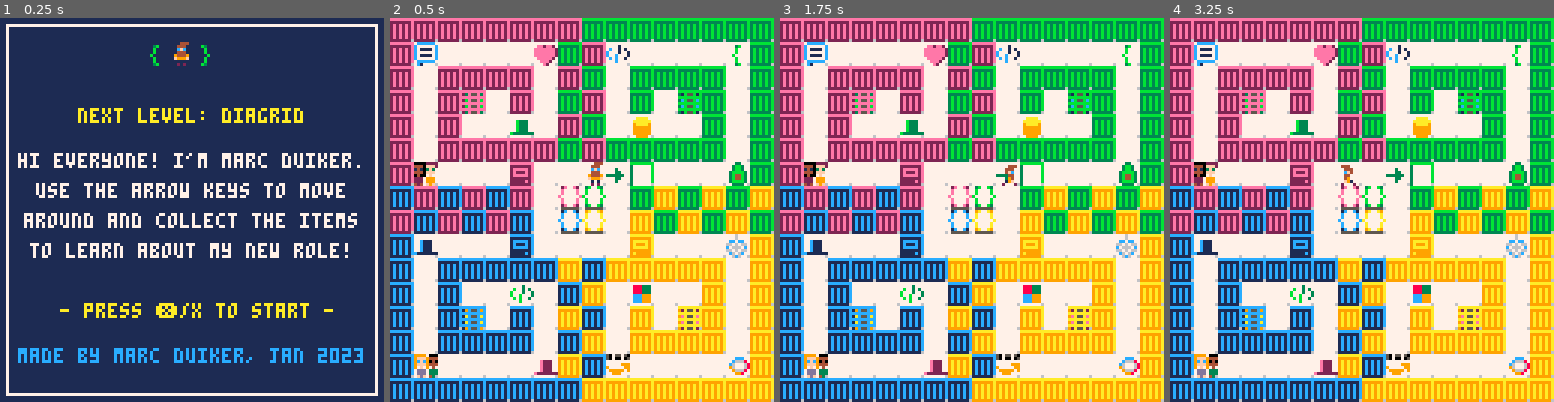
Above: before the commit, frames 1-4 (left to right).
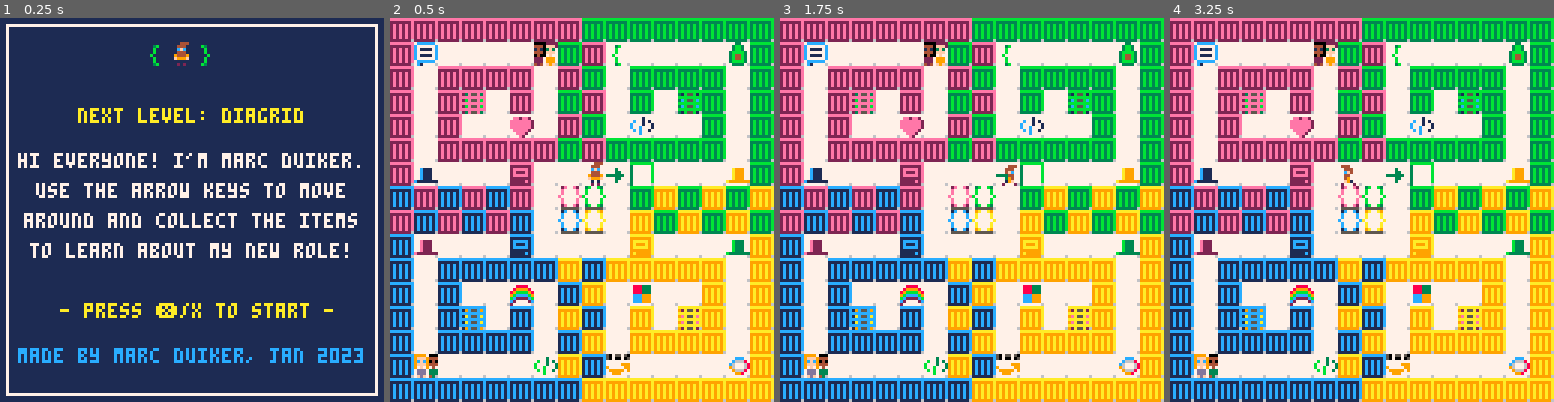
Above: after the commit, the same moments.

Repository: marcduiker/pico-8-games
Game: PICO-8 cartridge carts/diagrid/joiningdiagrid.p8
The game is run twice, just before and just after one commit, with the same random seed, the same clock (stepped at 60 frames per second) and the same inputs.
Inputs:
- Up to frame 1 (0.25 s): no input
- Up to frame 2 (0.5 s): tap X (X key) at 0.33 s
- Up to frame 3 (1.75 s): tap O (Z key) at 0.7, 1.7 s; tap X (X key) at 1.07 s; hold Right from 1.6 s (still down)
- Up to frame 4 (3.25 s): tap X (X key) at 1.85, 2.97 s; release Right at 2.1 s; tap O (Z key) at 2.1, 2.5, 2.9 s; hold Up 2.15-2.42 s; hold Right 2.47-3.03 s; hold Left from 3.08 s (still down)

Frame 1 is identical in both runs. In frame 2, 2.6% of the frame differs, in the area x 6-94%, y 6-93%; in frame 3, 2.6%; in frame 4, 2.6%.

Commit message:
Add hats

Diff:
--- a/carts/diagrid/joiningdiagrid.p8
+++ b/carts/diagrid/joiningdiagrid.p8
@@ -69,6 +69,7 @@
 		y=1,
 		anim_speed=10,
 		anim_move={1,2,3,4,5,6},
+		anim_talk={1,4},
 		leftspr=60,
 		rightspr=61
 	}
@@ -129,13 +130,17 @@
 function draw_message_section()
 	local x1=0
 	local x2=128
-	rectfill(x1,40,x2,104,1)
-	rect(x1+2,42,x2-2,102,7)
-	print_message(p.message.line1, 50, 7)
-	print_message(p.message.line2, 60, 7)
-	print_message(p.message.line3, 70, 7)
-	print_message(p.message.line4, 80, 7)
-	print_message(p.message.action, 90, 10)
+	rectfill(x1,30,x2,114,0)
+	rect(x1+2,32,x2-2,112,11)
+	spr(get_frame(menu.anim_talk,menu.anim_speed), menu.x*8, 40)
+	if p.hashat then
+		spr(p.hatspr,menu.x*8,33)
+	end
+	print_message(p.message.line1, 54, 7)
+	print_message(p.message.line2, 64, 7)
+	print_message(p.message.line3, 74, 7)
+	print_message(p.message.line4, 84, 7)
+	print_message(p.message.action, 100, 10)
 end
 
 function print_message(text, y, color)
@@ -161,7 +166,7 @@
 		run()
 	elseif btnp(3) then
 		-- down
-		sfx(3)
+		sfx(0)
 		currentindex=getactivelink()
 		if currentindex == 4 then
 			nextindex=1
@@ -170,7 +175,7 @@
 		end
 	elseif btnp(2) then
 		-- up
-		sfx(3)
+		sfx(0)
 		currentindex=getactivelink()
 		if currentindex == 1 then
 			nextindex=4
@@ -250,6 +255,8 @@
 	p.message=message1
 	p.previousportalarrowx=0
 	p.previousportalarrowy=0
+	p.hashat=false
+	p.hatspr=nil
 end
 
 function draw_player()
@@ -259,6 +266,9 @@
 		spr(get_frame(p.anim_still,p.anim_speed),p.x*8+p.dx,p.y*8+p.dy,1,1,p.isflipped)
 	else
 		spr(get_frame(p.anim_move,p.anim_speed),p.x*8+p.dx,p.y*8+p.dy,1,1,p.isflipped)
+	end
+	if p.hashat then
+		spr(p.hatspr,p.x*8+p.dx,p.y*8+p.dy-7,1,1,p.isflipped)
 	end
 end
 
@@ -304,6 +314,10 @@
 				sfx(2)
 			end
 			p.isjumping=true
+			if ishat(destx,desty) then
+				p.hashat=true
+				p.hatspr=getsmallhat(mget(destx,desty))
+			end
 			mset(destx,desty,63)
 			p.x+=_dx
 			p.y+=_dy
@@ -411,6 +425,26 @@
 function iscollectable(_x,_y)
 	local tile=mget(_x,_y)
 	return fget(tile,1)
+end
+
+function ishat(_x,_y)
+	local tile=mget(_x,_y)
+	return fget(tile,3)
+end
+
+hats = {
+	{8, 52},
+	{9, 53},
+	{10, 54},
+	{11, 55}
+}
+
+function getsmallhat(largehatspr)
+	for hat in all(hats) do
+		if hat[1] == largehatspr then
+			return hat[2]
+		end
+	end
 end
 
 function isportal(_x,_y)
@@ -529,8 +563,8 @@
 __gfx__
 00000000000044400000000000004440000044400000444000004440000000007777777777777777777777777777777777777777777777777777777777777777
 000000000004440000004440000444000004440000c7fc7000044400000000007777777777777777777777777777777777771777777737777777277777aaaa77
-00700700000cfc00000444000004fc00000cfc0000cc8cc0000cfc000000000077c1117777b3337777a9997777e222777c7717177b7737377e7727277aaaaaa7
-00077000000444000004fc0000004400000484000f04840f000484000000000077c1117777b3337777a9997777e22277c7771771b7773773e777277279aaaa97
+00700700000cfc00000444000004fc00000cfc0000cc7cc0000cfc000000000077c1117777b3337777a9997777e222777c7717177b7737377e7727277aaaaaa7
+00077000000444000004fc0000004400000474000f04740f000484000000000077c1117777b3337777a9997777e22277c7771771b7773773e777277279aaaa97
 000770000094449000004400000994000094449000944490009444900000000077c1117777b3337777a9997777e22277c77c7771b77b7773e77e777279999997
 0070070000f999f000009400000f100000f999f0000999000f09990f0000000077c1117777b3337777a9997777e222777c7c77177b7b77377e7e772779999997
 000000000001010000019f000001010000010100000101000001010000000000c1111111b3333333a9999999e2222222777c7777777b7777777e777779999997
@@ -556,9 +590,9 @@
 1c1c1c1c3b3b3b3b9a9a9a9a2e2e2e2e00000000000000000000000000000000ccccccc1bbbbbbb3aaaaaaa9eeeeeee2000b00000000b0000000000077777777
 1c1c1c1c3b3b3b3b9a9a9a9a2e2e2e2e00000000000000000000000000000000ccccccc1bbbbbbb3aaaaaaa9eeeeeee2000b00000000b0000003330077777777
 1c1c1c1c3b3b3b3b9a9a9a9a2e2e2e2e00000000000000000000000000000000ccccccc1bbbbbbb3aaaaaaa9eeeeeee200b0000000000b00003bbb3077777777
-1c1c1c1c3b3b3b3b9a9a9a9a2e2e2e2e000000000000000000000000000000007ccccc177bbbbb377aaaaa977eeeee27000b00000000b0000003330077777777
-1c1c1c1c3b3b3b3b9a9a9a9a2e2e2e2e0000000000000000000000000000000077ccc17777bbb37777aaa97777eee277000b00000000b0000000000077777777
-1111111633333336999999962222222600000000000000000000000000000000777c1776777b3776777a9776777e27760003b000000b30000000000077777776
+1c1c1c1c3b3b3b3b9a9a9a9a2e2e2e2e000c1100000b3300000a9900000e22007ccccc177bbbbb377aaaaa977eeeee27000b00000000b0000003330077777777
+1c1c1c1c3b3b3b3b9a9a9a9a2e2e2e2e000c1100000b3300000a9900000e220077ccc17777bbb37777aaa97777eee277000b00000000b0000000000077777777
+1111111633333336999999962222222600c1111000b3333000a9999000e22220777c1776777b3776777a9776777e27760003b000000b30000000000077777776
 666666666666666666666666000000000000000000000000000000000000000000000000cccccccccccccccccccccccccccccccccccccccc0000000000000000
 66666666666666666666666600000000000000000000000000000000000000000000000019c55c9c19a55a9c19a55a9c19a55a9c19a55a9c0000000000000000
 660000000000000000000066000000000000000000000000000000000000000000000000cccccccccccccccc1a5555ac1a5555ac1a5555ac0000000000000000
@@ -722,24 +756,24 @@
 
 
 __gff__
-0000000000000000020202020202020204040404010101010202020200000000000000000000000002020202020202020101010100000000020202020202000000000000000000050000000505040000000000000000000000000005050400000000000000000000000000050504000000000000000000000000000505040000
+00000000000000000a0a0a0a0202020204040404010101010202020200000000000000000000000002020202020202020101010100000000020202020000000000000000000000050000000505040000000000000000000000000005050400000000000000000000000000050504000000000000000000000000000505040000
 0000000000000000000000000000000000000000000000000000000000000000000000000000000000000000000000000000000000000000000000000000000000000000000000000000000000000000000000000000000000000000000000000000000000000000000000000000000000000000000000000000000000000000
 __map__
 3333333333333333313131313131313100000000000000000000000000000000000000000000000000000000000000000000000000000000000000000000000000000000000000000000000000000000000000000000000000000000000000000000000000000000000000000000000000000000000000000000000000000000
-331b3f3f3f3f3b31330c3f3f3f3f193100000000000000000000000000000000000000000000000000000000000000000000000000000000000000000000000000000000000000000000000000000000000000000000000000000000000000000000000000000000000000000000000000000000000000000000000000000000
+331b3f3f3f3f2d3133193f3f3f3f183100000000000000000000000000000000000000000000000000000000000000000000000000000000000000000000000000000000000000000000000000000000000000000000000000000000000000000000000000000000000000000000000000000000000000000000000000000000
 333f333333333f33313f313131313f3100000000000000000000000000000000000000000000000000000000000000000000000000000000000000000000000000000000000000000000000000000000000000000000000000000000000000000000000000000000000000000000000000000000000000000000000000000000
 333f33793f333f31333f313f59313f3100000000000000000000000000000000000000000000000000000000000000000000000000000000000000000000000000000000000000000000000000000000000000000000000000000000000000000000000000000000000000000000000000000000000000000000000000000000
-333f333f3f093f33313f0f3f3f313f3100000000000000000000000000000000000000000000000000000000000000000000000000000000000000000000000000000000000000000000000000000000000000000000000000000000000000000000000000000000000000000000000000000000000000000000000000000000
+333f333f3f3b3f33313f0c3f3f313f3100000000000000000000000000000000000000000000000000000000000000000000000000000000000000000000000000000000000000000000000000000000000000000000000000000000000000000000000000000000000000000000000000000000000000000000000000000000
 333f3333333333313331313131313f3100000000000000000000000000000000000000000000000000000000000000000000000000000000000000000000000000000000000000000000000000000000000000000000000000000000000000000000000000000000000000000000000000000000000000000000000000000000
-332d3f3f3f173f3f3f25213f3f3f183100000000000000000000000000000000000000000000000000000000000000000000000000000000000000000000000000000000000000000000000000000000000000000000000000000000000000000000000000000000000000000000000000000000000000000000000000000000
+33083f3f3f173f3f3f25213f3f3f0a3100000000000000000000000000000000000000000000000000000000000000000000000000000000000000000000000000000000000000000000000000000000000000000000000000000000000000000000000000000000000000000000000000000000000000000000000000000000
 3033303330333f1f1d3f31323132313200000000000000000000000000000000000000000000000000000000000000000000000000000000000000000000000000000000000000000000000000000000000000000000000000000000000000000000000000000000000000000000000000000000000000000000000000000000
 3330333033303f1c1e3f32313231323100000000000000000000000000000000000000000000000000000000000000000000000000000000000000000000000000000000000000000000000000000000000000000000000000000000000000000000000000000000000000000000000000000000000000000000000000000000
-30083f3f3f143f3f3f3f163f3f3f2b3200000000000000000000000000000000000000000000000000000000000000000000000000000000000000000000000000000000000000000000000000000000000000000000000000000000000000000000000000000000000000000000000000000000000000000000000000000000
+300b3f3f3f143f3f3f3f163f3f3f093200000000000000000000000000000000000000000000000000000000000000000000000000000000000000000000000000000000000000000000000000000000000000000000000000000000000000000000000000000000000000000000000000000000000000000000000000000000
 303f3030303030323032323232323f3200000000000000000000000000000000000000000000000000000000000000000000000000000000000000000000000000000000000000000000000000000000000000000000000000000000000000000000000000000000000000000000000000000000000000000000000000000000
-303f303f3f0d3f30323f283f3f323f3200000000000000000000000000000000000000000000000000000000000000000000000000000000000000000000000000000000000000000000000000000000000000000000000000000000000000000000000000000000000000000000000000000000000000000000000000000000
+303f303f3f1a3f30323f283f3f323f3200000000000000000000000000000000000000000000000000000000000000000000000000000000000000000000000000000000000000000000000000000000000000000000000000000000000000000000000000000000000000000000000000000000000000000000000000000000
 303f30493f303f32303f323f69323f3200000000000000000000000000000000000000000000000000000000000000000000000000000000000000000000000000000000000000000000000000000000000000000000000000000000000000000000000000000000000000000000000000000000000000000000000000000000
 303f303030303f30323f323232323f3200000000000000000000000000000000000000000000000000000000000000000000000000000000000000000000000000000000000000000000000000000000000000000000000000000000000000000000000000000000000000000000000000000000000000000000000000000000
-302c3f3f3f3f0b3230293f3f3f3f2a3200000000000000000000000000000000000000000000000000000000000000000000000000000000000000000000000000000000000000000000000000000000000000000000000000000000000000000000000000000000000000000000000000000000000000000000000000000000
+302c3f3f3f3f0d3230293f3f3f3f2a3200000000000000000000000000000000000000000000000000000000000000000000000000000000000000000000000000000000000000000000000000000000000000000000000000000000000000000000000000000000000000000000000000000000000000000000000000000000
 3030303030303030323232323232323200000000000000000000000000000000000000000000000000000000000000000000000000000000000000000000000000000000000000000000000000000000000000000000000000000000000000000000000000000000000000000000000000000000000000000000000000000000
 
 
